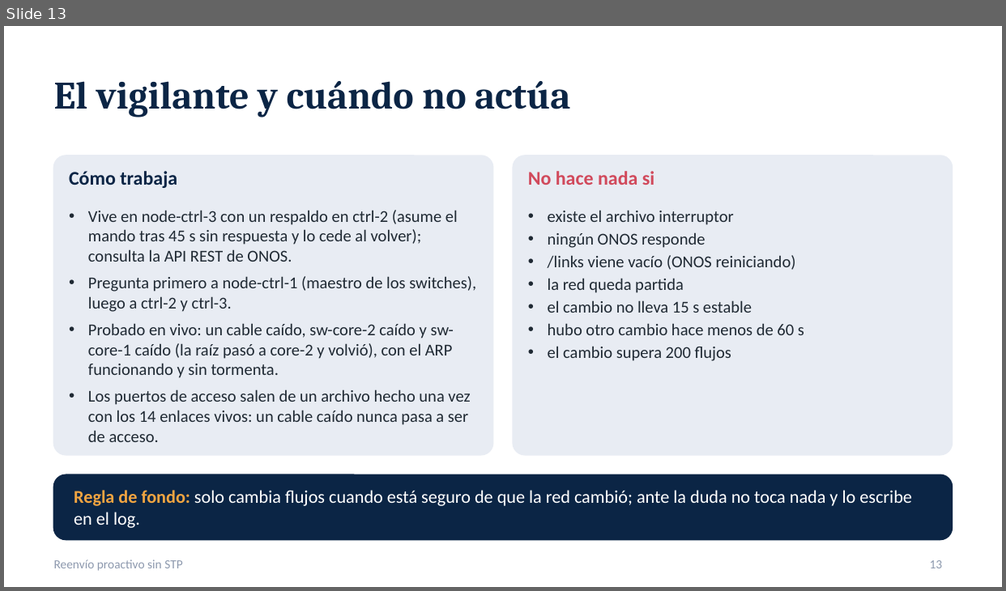
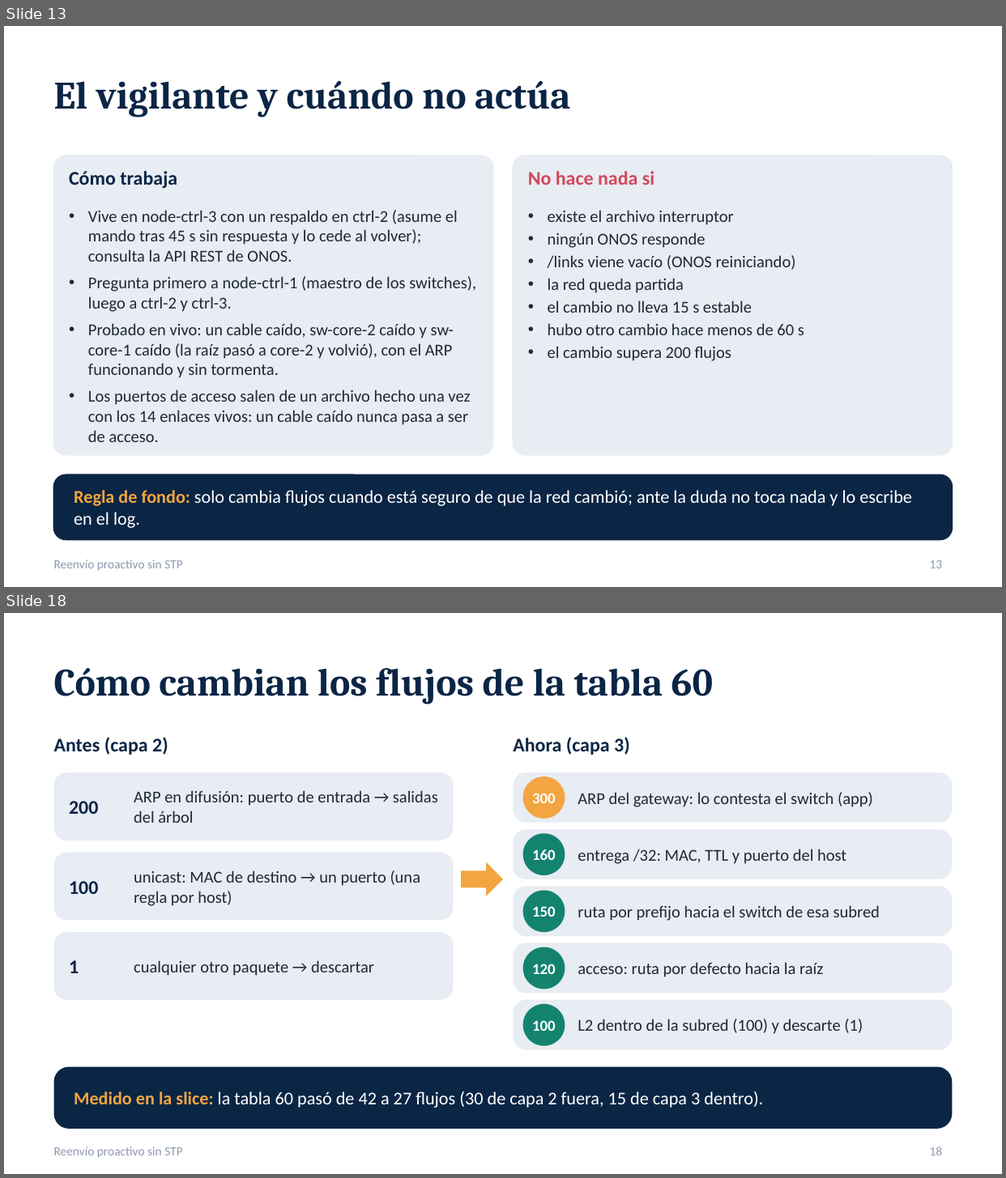
Before and after one commit to SergioAnderson123/proyecto-sdn, a slide deck: docs/Reenvio_proactivo_sin_STP.pptx. Shown one above the other, each under a label of ours: slide 13 before the commit, slides 13 and 18 after it; the slides between them are not shown. The pictures are 1006x591 and 1006x1178 pixels, drawn with LibreOffice and Linux fonts; fonts in the diff are those of the drawing. Boxes give left, top, right and bottom in pixels: in the first picture for what was removed or moved away, otherwise in the second. Text is boxed around its words. In the diff, an @@ line names an element or a change of style, - is before the commit and + after.

Commit message:
presentacion: capa 3 por subredes (motivo: escalabilidad, frente a los intents, flujos de la tabla 60, apps Gateway ARP y DHCP por subred, vigilante en capa 3 y resultados en vivo); portada, comparacion con intents y cierre actualizados

```diff
--- a/docs/Reenvio_proactivo_sin_STP.pptx
+++ b/docs/Reenvio_proactivo_sin_STP.pptx
@@ slide 18 added at (4, 613, 1002, 1174), background #FFFFFF; not listed: 1 template element that a slide beside it also shows @@
@@ title added at (54, 668, 713, 705), 28 pt, text #0B2545, bold @@
+Cómo cambian los flujos de la tabla 60
@@ text added at (54, 737, 168, 755), 14 pt, text #0B2545, bold @@
+Antes (capa 2)
@@ text added at (513, 737, 630, 755), 14 pt, text #0B2545, bold @@
+Ahora (capa 3)
@@ rounded rectangle added at (54, 773, 453, 841), fill #E8ECF3 @@
@@ rounded rectangle added at (513, 773, 952, 823), fill #E8ECF3 @@
@@ ellipse added at (523, 777, 565, 819), fill #F2A541, 11 pt, text #FFFFFF, bold @@
+300
@@ text added at (69, 801, 98, 814), 14 pt, text #0B2545, bold @@
+200
@@ text added at (134, 790, 438, 823), 12 pt, text #1F2933 @@
+ARP en difusión: puerto de entrada → salidas del árbol
@@ text added at (577, 792, 873, 807), 12 pt, text #1F2933 @@
+ARP del gateway: lo contesta el switch (app)
@@ rounded rectangle added at (513, 829, 952, 879), fill #E8ECF3 @@
@@ rounded rectangle added at (54, 853, 453, 920), fill #E8ECF3 @@
@@ ellipse added at (523, 833, 565, 875), fill #13836F, 11 pt, text #FFFFFF, bold @@
+160
@@ text added at (577, 849, 846, 864), 12 pt, text #1F2933 @@
+entrega /32: MAC, TTL y puerto del host
@@ text added at (134, 871, 421, 906), 12 pt, text #1F2933 @@
+unicast: MAC de destino → un puerto (una regla por host)
@@ right arrow added at (461, 862, 503, 897), fill #F2A541 @@
@@ text added at (69, 881, 98, 894), 14 pt, text #0B2545, bold @@
+100
@@ rounded rectangle added at (513, 887, 952, 936), fill #E8ECF3 @@
@@ ellipse added at (523, 890, 565, 932), fill #13836F, 11 pt, text #FFFFFF, bold @@
+150
@@ text added at (577, 905, 880, 921), 12 pt, text #1F2933 @@
+ruta por prefijo hacia el switch de esa subred
@@ rounded rectangle added at (54, 932, 453, 1000), fill #E8ECF3 @@
@@ rounded rectangle added at (513, 943, 952, 993), fill #E8ECF3 @@
@@ ellipse added at (523, 948, 565, 989), fill #13836F, 11 pt, text #FFFFFF, bold @@
+120
@@ text added at (69, 960, 79, 973), 14 pt, text #0B2545, bold @@
+1
@@ text added at (134, 960, 374, 976), 12 pt, text #1F2933 @@
+cualquier otro paquete → descartar
@@ text added at (577, 962, 823, 977), 12 pt, text #1F2933 @@
+acceso: ruta por defecto hacia la raíz
@@ rounded rectangle added at (513, 1000, 952, 1050), fill #E8ECF3 @@
@@ ellipse added at (523, 1004, 565, 1046), fill #13836F, 11 pt, text #FFFFFF, bold @@
+100
@@ text added at (577, 1019, 863, 1034), 12 pt, text #1F2933 @@
+L2 dentro de la subred (100) y descarte (1)
@@ rounded rectangle added at (54, 1067, 952, 1129), fill #0B2545 @@
@@ text added at (74, 1092, 763, 1108), 13 pt, text #FFFFFF @@
+Medido en la slice: la tabla 60 pasó de 42 a 27 flujos (30 de capa 2 fuera, 15 de capa 3 dentro).
@@ page number added at (930, 1147, 943, 1156), 9 pt, text #8D99AE @@
+18
```
Also in this commit, not shown: 3 slides changed, 7 other slides added.
